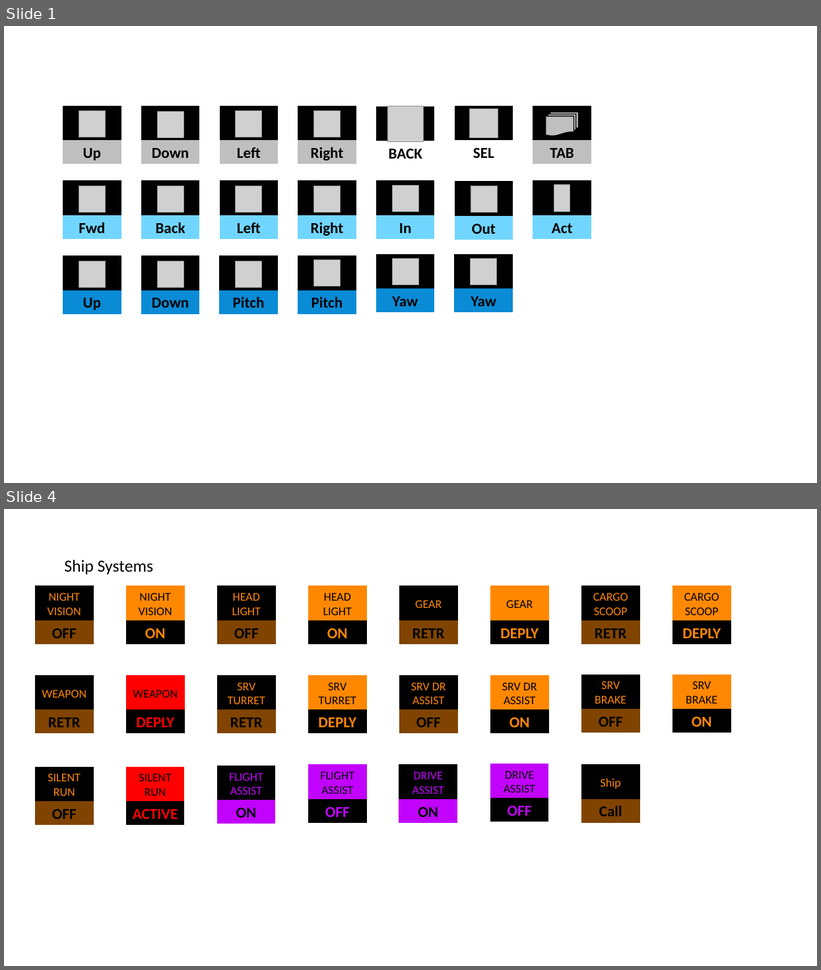
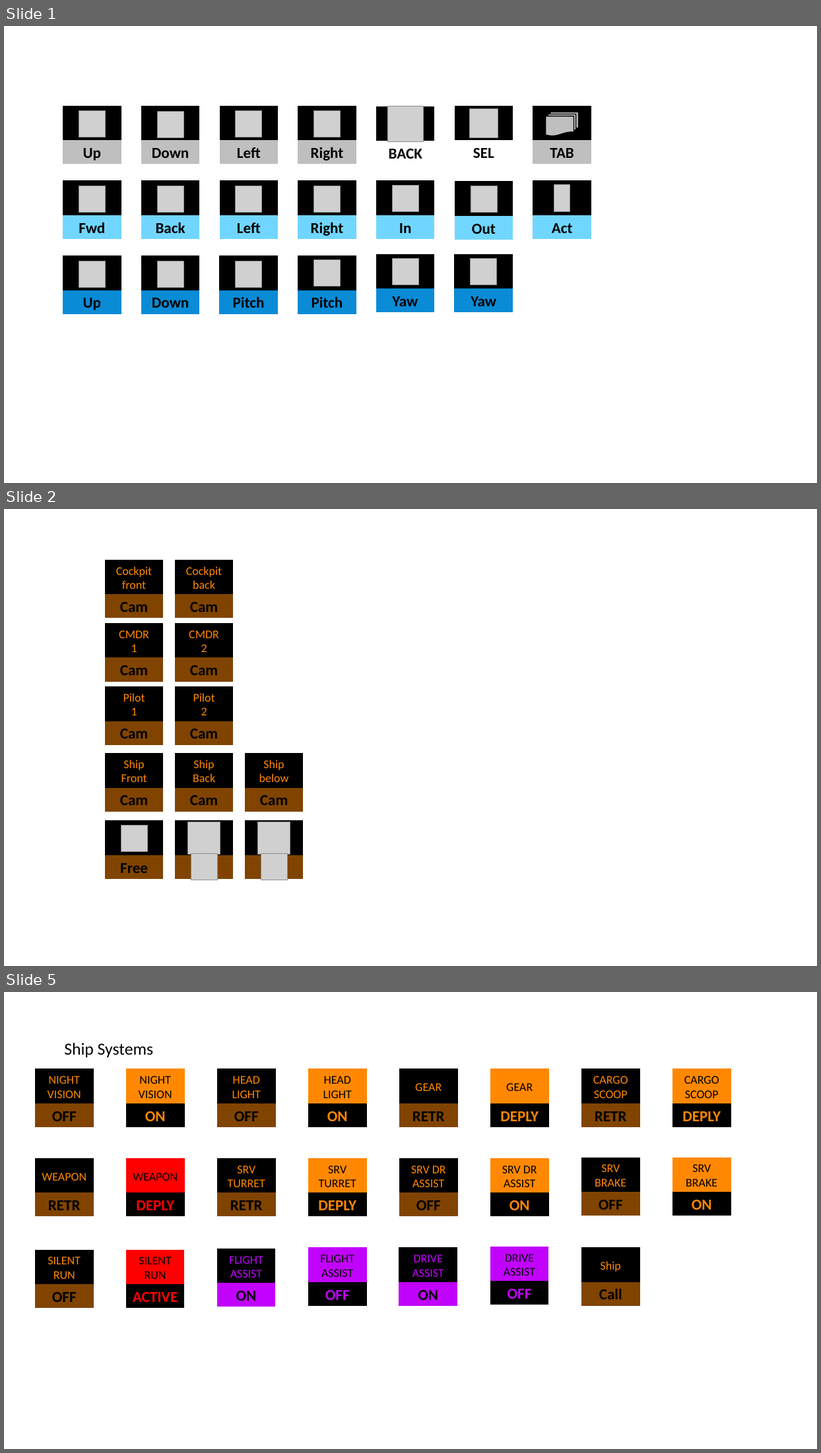
Before and after one commit to Andechs75/Elite-Dangerous-Streamdeck-Icons, a slide deck: EDSI-Template.pptx. Shown one above the other, each under a label of ours: slides 1 and 4 before the commit, slides 1, 2 and 5 after it; the slides between them are not shown. The pictures are 821x970 and 821x1453 pixels, drawn with LibreOffice and Linux fonts; fonts in the diff are those of the drawing; grey boxes stand for pictures. Boxes give left, top, right and bottom in pixels: in the first picture for what was removed or moved away, otherwise in the second. Text is boxed around its words. In the diff, an @@ line names an element or a change of style, - is before the commit and + after.

```diff
--- a/EDSI-Template.pptx
+++ b/EDSI-Template.pptx
@@ slide 2 added at box(4, 509, 817, 966), background #FFFFFF @@
@@ rectangle added at box(105, 560, 162, 595), fill #000000, outline #000000 1 pt, 14 pt, text #FF8800 @@
+Cockpit
+front
@@ rectangle added at box(176, 560, 233, 595), fill #000000, outline #000000 1 pt, 14 pt, text #FF8800 @@
+Cockpit
+back
@@ rectangle added at box(105, 595, 162, 618), fill #804400, outline #804400 1 pt, 18 pt, text #000000, bold @@
+Cam
@@ rectangle added at box(176, 595, 233, 618), fill #804400, outline #804400 1 pt, 18 pt, text #000000, bold @@
+Cam
@@ rectangle added at box(105, 624, 162, 658), fill #000000, outline #000000 1 pt, 14 pt, text #FF8800 @@
+CMDR
+1
@@ rectangle added at box(176, 624, 233, 658), fill #000000, outline #000000 1 pt, 14 pt, text #FF8800 @@
+CMDR
+2
@@ rectangle added at box(105, 658, 162, 682), fill #804400, outline #804400 1 pt, 18 pt, text #000000, bold @@
+Cam
@@ rectangle added at box(176, 658, 233, 682), fill #804400, outline #804400 1 pt, 18 pt, text #000000, bold @@
+Cam
@@ rectangle added at box(105, 687, 162, 722), fill #000000, outline #000000 1 pt, 14 pt, text #FF8800 @@
+Pilot
+1
@@ rectangle added at box(176, 687, 233, 722), fill #000000, outline #000000 1 pt, 14 pt, text #FF8800 @@
+Pilot
+2
@@ rectangle added at box(105, 722, 162, 745), fill #804400, outline #804400 1 pt, 18 pt, text #000000, bold @@
+Cam
@@ rectangle added at box(176, 722, 233, 745), fill #804400, outline #804400 1 pt, 18 pt, text #000000, bold @@
+Cam
@@ rectangle added at box(105, 754, 162, 788), fill #000000, outline #000000 1 pt, 14 pt, text #FF8800 @@
+Ship
+Front
@@ rectangle added at box(176, 754, 233, 788), fill #000000, outline #000000 1 pt, 14 pt, text #FF8800 @@
+Ship
+Back
@@ rectangle added at box(246, 754, 303, 788), fill #000000, outline #000000 1 pt, 14 pt, text #FF8800 @@
+Ship
+below
@@ rectangle added at box(105, 788, 162, 811), fill #804400, outline #804400 1 pt, 18 pt, text #000000, bold @@
+Cam
@@ rectangle added at box(176, 788, 233, 811), fill #804400, outline #804400 1 pt, 18 pt, text #000000, bold @@
+Cam
@@ rectangle added at box(246, 788, 303, 811), fill #804400, outline #804400 1 pt, 18 pt, text #000000, bold @@
+Cam
@@ rectangle added at box(105, 821, 162, 856), fill #000000, outline #000000 1 pt @@
@@ picture added at box(121, 826, 147, 852) @@
@@ rectangle added at box(105, 856, 162, 879), fill #804400, outline #804400 1 pt, 18 pt, text #000000, bold @@
+Free
@@ group added at box(176, 821, 233, 881): 2 rectangles, 2 pictures @@
@@ group added at box(246, 821, 303, 881): 2 rectangles, 2 pictures @@
@@ what was slide 4 is now slide 5 @@
```
Also in this commit, not shown: 4 slides changed, 49 other files.
